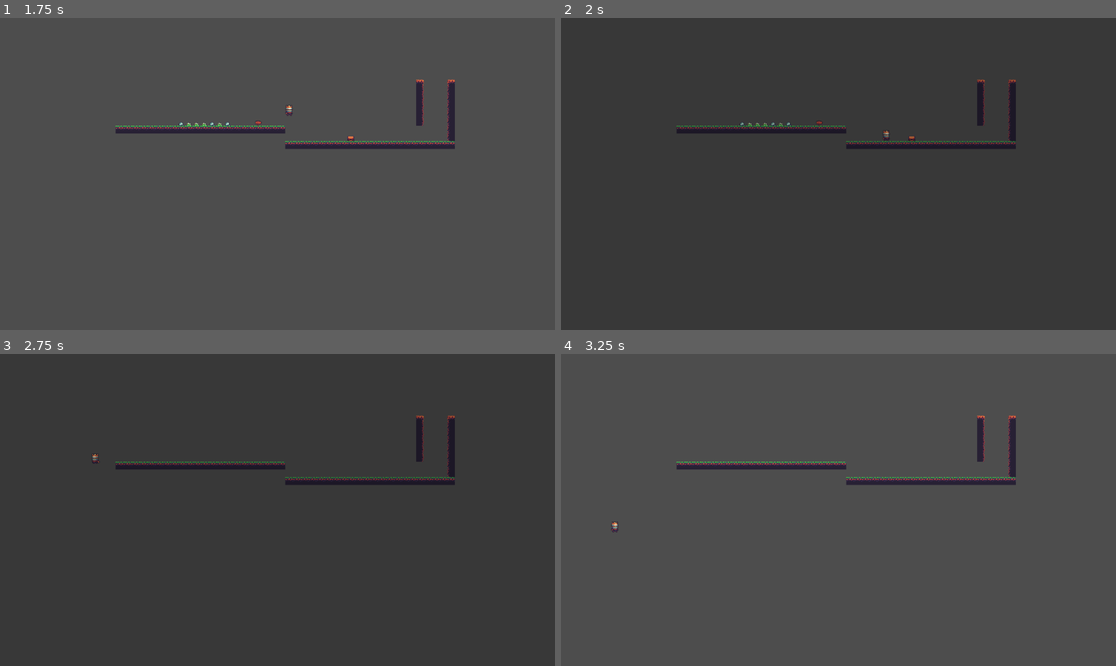
Above: before the commit, frames 1-4 (two rows, left to right).
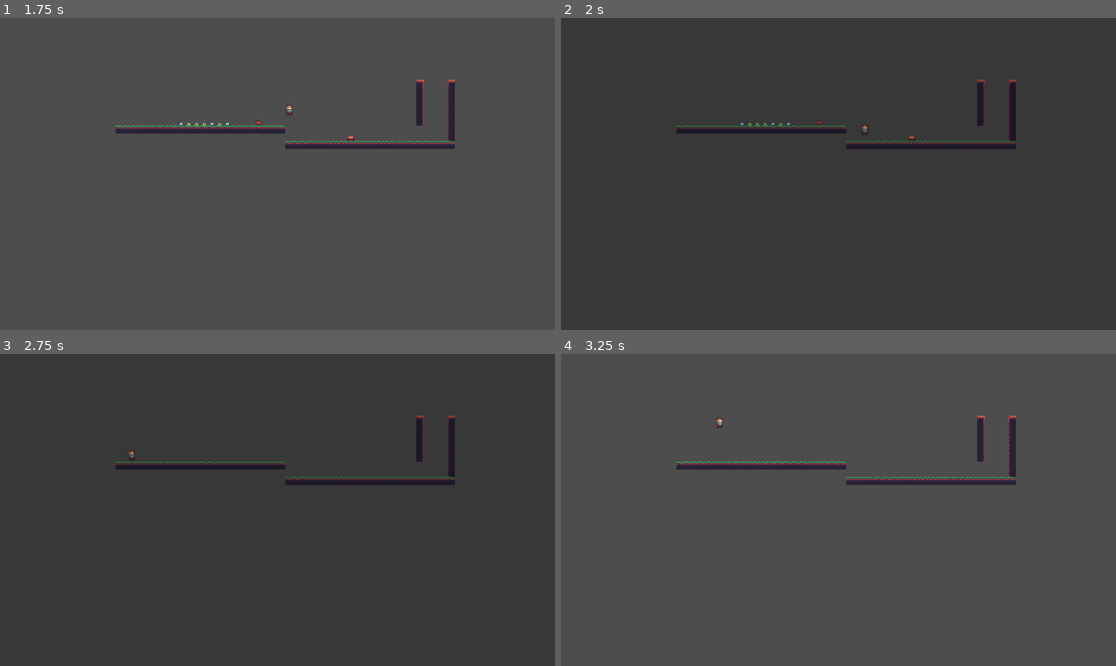
Above: after the commit, the same moments.

Repository: 12emin34/gd-keystone
Game: Godot game, scene res://main.tscn
Same seed, same stepped clock (60 frames per second), same inputs: the game is played once before the commit and once after it.
Inputs:
- Up to frame 1 (1.75 s): tap Enter at 0.5 s; hold D (move_right) from 0.53 s (still down); tap W (jump) at 0.77, 1.52 s; tap Space at 1.25 s
- Up to frame 2 (2 s): keep holding D (move_right)
- Up to frame 3 (2.75 s): release D (move_right) at 2.03 s; hold A (move_left) from 2.03 s (still down)
- Up to frame 4 (3.25 s): release A (move_left) at 2.78 s; hold D (move_right) from 2.78 s (still down); tap W (jump) at 3.02 s

Frame 1 is identical in both runs. In frame 2, less than 0.1% of the frame differs, in the area x 54-60%, y 34-40%; in frame 3, less than 0.1%; in frame 4, less than 0.1%, in the area x 9-30%, y 20-58%.

Commit message:
add pause on load

Diff:
--- a/src/core/scene_management/SceneManager.gd
+++ b/src/core/scene_management/SceneManager.gd
@@ -16,12 +16,16 @@
 	transitioner.add_to_group("scene_transitioner")
 	_game_root.add_child(transitioner)
 
+	transitioner.process_mode = Node.PROCESS_MODE_ALWAYS
+
 	var anim_player: AnimationPlayer = transitioner.get_node("AnimationPlayer")
 	if anim_player == null:
 		push_error("Scene Transitioner is missing an AnimationPlayer node.")
 		_game_root.remove_child(transitioner)
 		transitioner.queue_free()
 		return
+
+	get_tree().paused = true
 
 	anim_player.play(transition_data.fade_out_animation)
 	await anim_player.animation_finished
@@ -44,4 +48,6 @@
 	anim_player.play(transition_data.fade_in_animation)
 	await anim_player.animation_finished
 
+	get_tree().paused = false
+
 	transitioner.queue_free()
